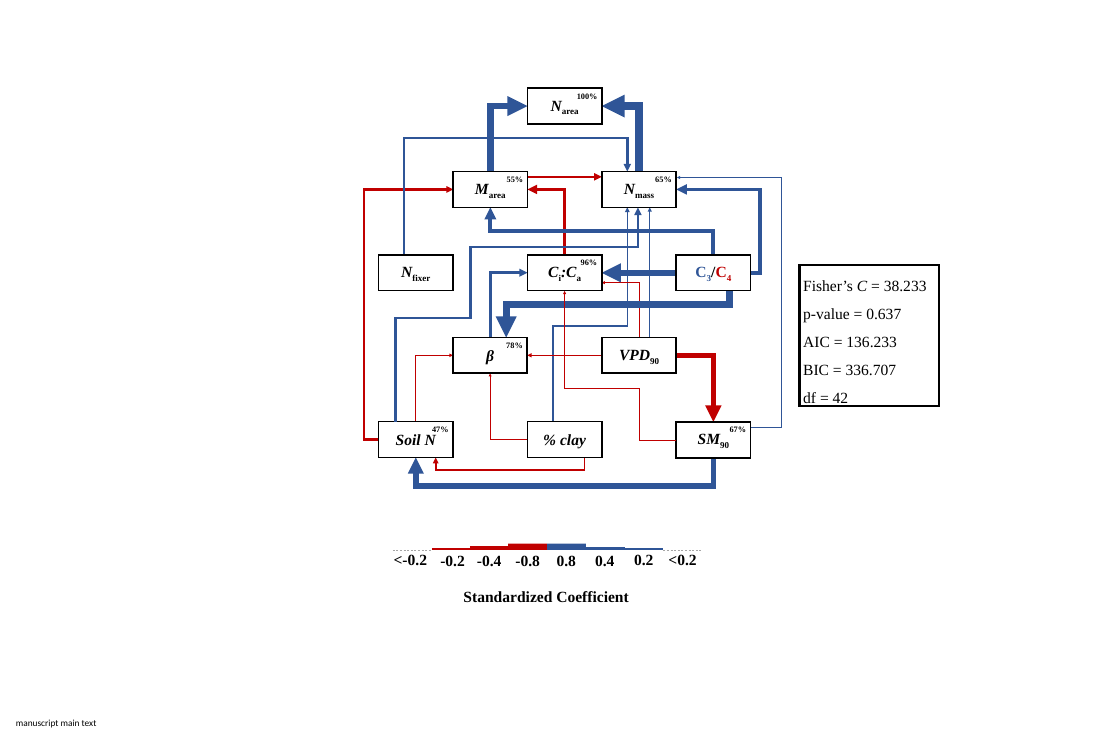
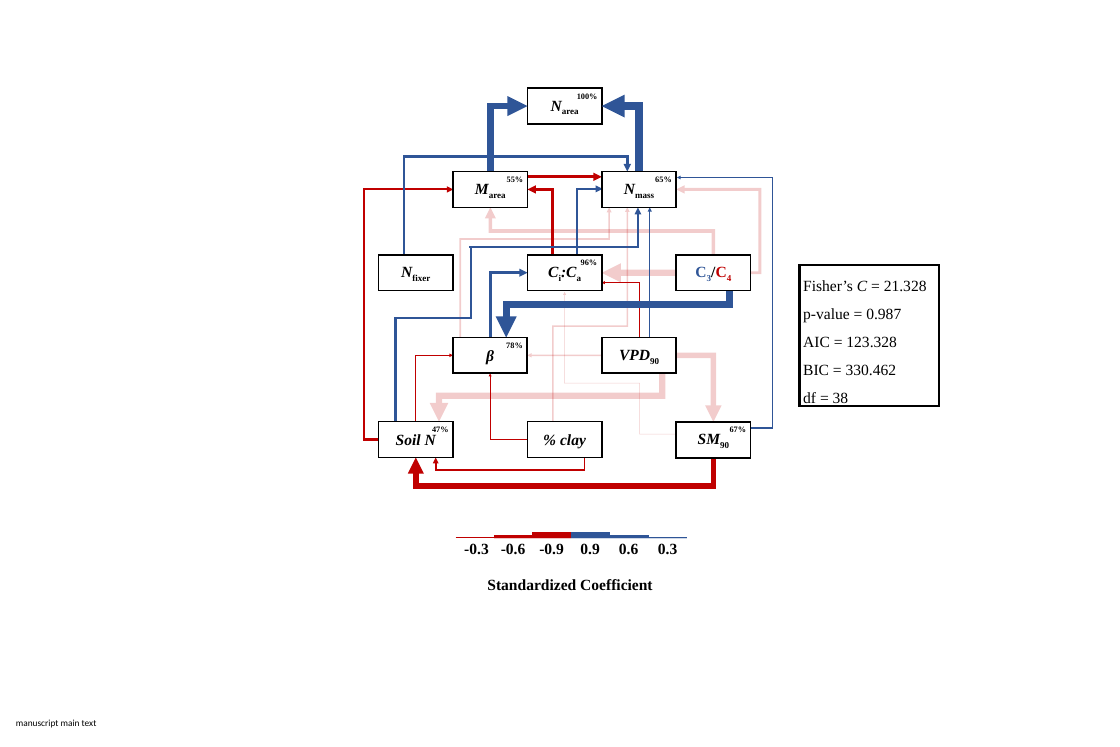
Before and after one commit to eaperkowski/TX_ecolab_leafNitrogen, a slide deck: slide 4 of working_drafts/figs/TXeco_SEM_ppt_fig.pptx (slide 3 before the commit). Drawn at 1120x747 pixels with LibreOffice and Linux fonts; fonts in the diff are those of the drawing. Boxes give left, top, right and bottom in pixels: in the first picture for what was removed or moved away, otherwise in the second. Text is boxed around its words. In the diff, an @@ line names an element or a change of style, - is before the commit and + after.

```diff
--- a/working_drafts/figs/TXeco_SEM_ppt_fig.pptx
+++ b/working_drafts/figs/TXeco_SEM_ppt_fig.pptx
@@ elbow arrow (404, 255) - (627, 171): route changed @@
@@ elbow arrow (751, 428) - (677, 177): stroke #2F5597 2.14 pt to #2F5597 2.41 pt; route changed @@
@@ elbow arrow (379, 439) - (453, 189): stroke #C00000 4.32 pt to #C00000 4.13 pt @@
@@ elbow arrow added from (460, 337) to (609, 207), #C00000 3.27 pt @@
@@ elbow arrow (470, 247) - (638, 208): stroke #2F5597 4.88 pt to #2F5597 4.33 pt @@
@@ elbow arrow (713, 255) - (490, 207): stroke #2F5597 7.74 pt to #C00000 7.06 pt @@
@@ elbow arrow moved from (564, 255) - (528, 189) to (553, 255) - (528, 189) @@
@@ elbow arrow (553, 255) - (528, 189): stroke #C00000 6.23 pt to #C00000 5.45 pt @@
@@ elbow arrow (553, 421) - (627, 207): stroke #2F5597 3.04 pt to #C00000 2.85 pt @@
@@ elbow arrow added from (577, 254) to (603, 189), #2F5597 4.54 pt @@
@@ arrow (650, 337) - (650, 207): stroke #2F5597 2.74 pt to #2F5597 2.69 pt @@
@@ elbow arrow (750, 273) - (676, 189): stroke #2F5597 6.8 pt to #C00000 5.38 pt @@
@@ elbow line (395, 421) - (471, 247): stroke #2F5597 4.88 pt to #2F5597 4.33 pt @@
@@ arrow moved from (564, 389) - (564, 291) to (564, 383) - (564, 292) @@
@@ arrow (676, 273) - (602, 273): stroke #2F5597 12.36 pt to #C00000 12.36 pt @@
@@ text in rectangle at (803, 280, 927, 406): text changed @@
-Fisher’s C = 38.233
-p-value = 0.637
-AIC = 136.233
-BIC = 336.707
-df = 42
+Fisher’s C = 21.328
+p-value = 0.987
+AIC = 123.328
+BIC = 330.462
+df = 38
@@ elbow arrow added from (662, 373) to (439, 421), #C00000 12 pt @@
@@ elbow line moved from (676, 440) - (564, 389) to (676, 434) - (564, 383) @@
@@ elbow arrow (713, 458) - (416, 457): stroke #2F5597 10.38 pt to #C00000 10.38 pt @@
@@ 6 lines, 3 rectangles, 1 text: place and size @@
-6 lines, 3 rectangles, 1 text at (402, 542, 696, 602)
+6 lines, 3 rectangles, 1 text at (426, 530, 720, 590)
@@ text at (464, 543, 489, 554): text changed @@
--0.2
+-0.3
@@ text at (501, 543, 526, 555): text changed @@
--0.4
+-0.6
@@ text at (539, 543, 564, 554): text changed @@
--0.8
+-0.9
@@ text at (580, 543, 599, 554): text changed @@
-0.8
+0.9
@@ text at (619, 543, 638, 555): text changed @@
-0.4
+0.6
@@ text at (658, 543, 677, 555): text changed @@
-0.2
+0.3
@@ group removed at (393, 550, 702, 565): 2 texts, 2 lines @@
-<0.2
-<-0.2
```
Also in this commit, not shown: 1 other slide changed, 5 other files.
